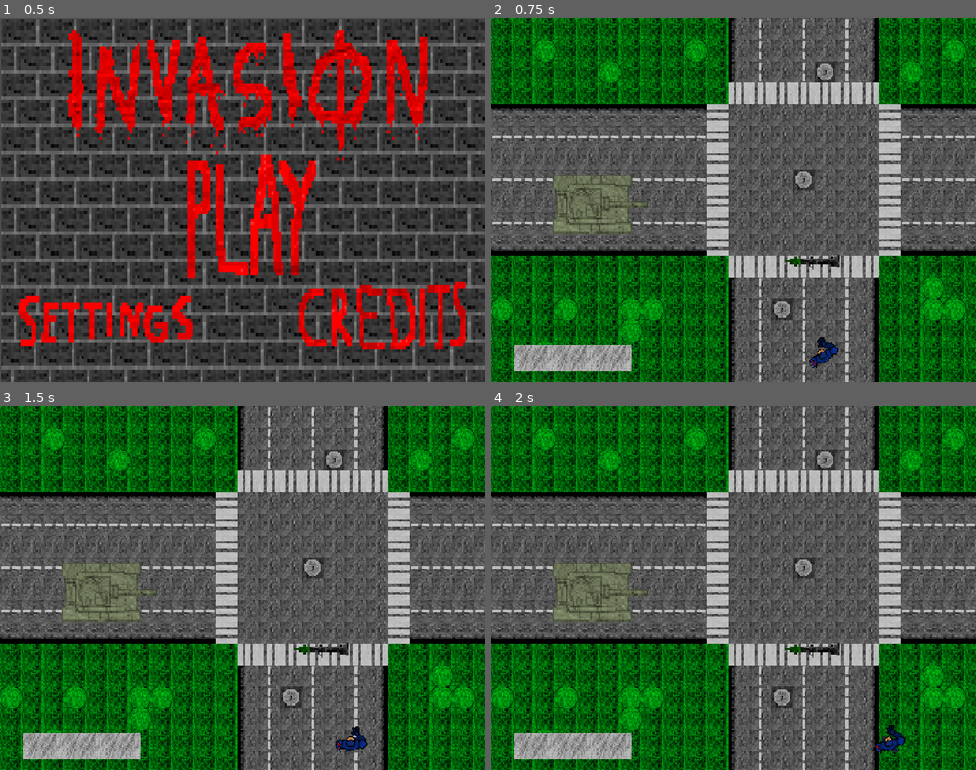
Above: before the commit, frames 1-4 (two rows, left to right).
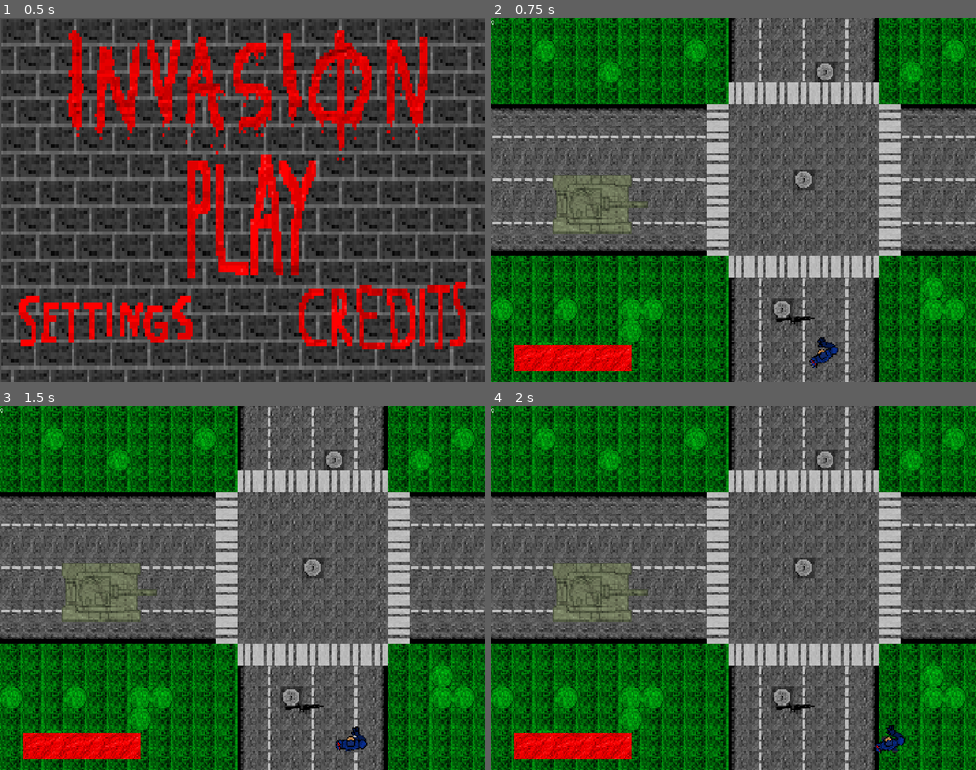
Above: after the commit, the same moments.

Repository: vladydad/Invasion_godot
Game: Godot game, scene res://main_menu.tscn
Same seed, same stepped clock (60 frames per second), same inputs: the game is played once before the commit and once after it.
Inputs (mouse positions are in pixels of both pictures, inside the frame that each line leads up to):
- Up to frame 1 (0.5 s): no input
- Up to frame 2 (0.75 s): click (748, 214) at 0.5 s
- Up to frame 3 (1.5 s): tap Enter at 1.25 s; move the mouse to (349, 569) at 1.27 s; press the mouse at (349, 569) at 1.28 s; hold Right (ui_right) from 1.28 s (still down)
- Up to frame 4 (2 s): keep holding Right (ui_right)

Frame 1 is identical in both runs. In frame 2, 2.0% of the frame differs, in the area x 0-72%, y 0-97%; in frame 3, 2.0%; in frame 4, 2.0%.

Commit message:
dawg

Diff:
--- a/invasion/level1.tscn
+++ b/invasion/level1.tscn
@@ -4,9 +4,11 @@
 [ext_resource type="PackedScene" uid="uid://b6wccn5pqjcst" path="res://player.tscn" id="2_dopym"]
 [ext_resource type="Texture2D" uid="uid://ckx8cgkb1nfu6" path="res://map/tilesheet 1 (1).png" id="2_ootpb"]
 [ext_resource type="PackedScene" uid="uid://djmahlup64ud1" path="res://tank.tscn" id="4_v38iq"]
-[ext_resource type="PackedScene" uid="uid://chmkb763owehx" path="res://bazooka.tscn" id="5_v8kj3"]
 [ext_resource type="Texture2D" uid="uid://cje1mhe5b65s5" path="res://icons/healthbarlong.png" id="6_i2041"]
+[ext_resource type="PackedScene" uid="uid://0rt840pxuxhq" path="res://m4a1.tscn" id="7_i2041"]
+[ext_resource type="Texture2D" uid="uid://cc6i4snu8kjoq" path="res://icons/adrenlalin overlay.png" id="7_usj0q"]
 [ext_resource type="Texture2D" uid="uid://p3e1sqrprqed" path="res://icons/healthbarredlong.png" id="7_xy4tn"]
+[ext_resource type="Texture2D" uid="uid://cdgexn1vldece" path="res://blood overlay.png" id="8_usj0q"]
 
 [sub_resource type="TileSetAtlasSource" id="TileSetAtlasSource_dopym"]
 texture = ExtResource("1_jwv3a")
@@ -70,6 +72,64 @@
 sources/0 = SubResource("TileSetAtlasSource_dopym")
 sources/2 = SubResource("TileSetAtlasSource_v38iq")
 
+[sub_resource type="AtlasTexture" id="AtlasTexture_5j5gb"]
+atlas = ExtResource("7_usj0q")
+region = Rect2(0, 0, 40, 30)
+
+[sub_resource type="AtlasTexture" id="AtlasTexture_mx85b"]
+atlas = ExtResource("7_usj0q")
+region = Rect2(0, 30, 40, 30)
+
+[sub_resource type="SpriteFrames" id="SpriteFrames_7xv1m"]
+animations = [{
+"frames": [{
+"duration": 1.0,
+"texture": SubResource("AtlasTexture_5j5gb")
+}, {
+"duration": 1.0,
+"texture": SubResource("AtlasTexture_mx85b")
+}],
+"loop": 1,
+"name": &"default",
+"speed": 15.0
+}]
+
+[sub_resource type="AtlasTexture" id="AtlasTexture_hx44q"]
+atlas = ExtResource("8_usj0q")
+region = Rect2(0, 0, 40, 30)
+
+[sub_resource type="AtlasTexture" id="AtlasTexture_n8vhr"]
+atlas = ExtResource("8_usj0q")
+region = Rect2(40, 0, 40, 30)
+
+[sub_resource type="AtlasTexture" id="AtlasTexture_eqrsh"]
+atlas = ExtResource("8_usj0q")
+region = Rect2(0, 30, 40, 30)
+
+[sub_resource type="AtlasTexture" id="AtlasTexture_3l65w"]
+atlas = ExtResource("8_usj0q")
+region = Rect2(40, 30, 40, 30)
+
+[sub_resource type="SpriteFrames" id="SpriteFrames_h3o71"]
+animations = [{
+"frames": [{
+"duration": 1.0,
+"texture": SubResource("AtlasTexture_hx44q")
+}, {
+"duration": 1.0,
+"texture": SubResource("AtlasTexture_n8vhr")
+}, {
+"duration": 1.0,
+"texture": SubResource("AtlasTexture_eqrsh")
+}, {
+"duration": 1.0,
+"texture": SubResource("AtlasTexture_3l65w")
+}],
+"loop": 1,
+"name": &"default",
+"speed": 10.0
+}]
+
 [node name="Node2D" type="Node2D" unique_id=1584908530]
 
 [node name="TileMapLayer" type="TileMapLayer" parent="." unique_id=622301619]
@@ -83,9 +143,6 @@
 [node name="Area2D" parent="." unique_id=656003086 instance=ExtResource("4_v38iq")]
 position = Vector2(297, 543)
 
-[node name="Area2D2" parent="." unique_id=256471275 instance=ExtResource("5_v8kj3")]
-position = Vector2(954, 731)
-
 [node name="CanvasLayer" type="CanvasLayer" parent="." unique_id=1269337800]
 
 [node name="HealthBar" type="TextureProgressBar" parent="CanvasLayer" unique_id=909707616]
@@ -96,3 +153,20 @@
 nine_patch_stretch = true
 texture_under = ExtResource("6_i2041")
 texture_progress = ExtResource("7_xy4tn")
+
+[node name="Tips1" type="Label" parent="CanvasLayer" unique_id=1923445102]
+offset_right = 40.0
+offset_bottom = 23.0
+
+[node name="AnimatedSprite2D" type="AnimatedSprite2D" parent="CanvasLayer" unique_id=2117451719]
+sprite_frames = SubResource("SpriteFrames_7xv1m")
+
+[node name="BloodOverlay" type="AnimatedSprite2D" parent="CanvasLayer" unique_id=1999717574]
+sprite_frames = SubResource("SpriteFrames_h3o71")
+
+[node name="AmmoLabel" type="Label" parent="CanvasLayer" unique_id=2055465420]
+offset_right = 40.0
+offset_bottom = 23.0
+
+[node name="Area2D2" parent="." unique_id=2072543071 instance=ExtResource("7_i2041")]
+position = Vector2(908, 900)
--- a/invasion/level2.tscn
+++ b/invasion/level2.tscn
@@ -5,6 +5,7 @@
 [ext_resource type="Texture2D" uid="uid://bkjfawpatp8f4" path="res://map/rooftop+litt extra vei pynt.png" id="2_6q4t8"]
 [ext_resource type="PackedScene" uid="uid://b6wccn5pqjcst" path="res://player.tscn" id="3_6q4t8"]
 [ext_resource type="Texture2D" uid="uid://c1yjefjefgnpu" path="res://map/tak.png" id="4_r6vdu"]
+[ext_resource type="Texture2D" uid="uid://cgpyoxff3yo10" path="res://map/trash.png" id="5_21xmu"]
 
 [sub_resource type="TileSetAtlasSource" id="TileSetAtlasSource_8tcn8"]
 texture = ExtResource("1_r40rm")
@@ -78,11 +79,22 @@
 texture = ExtResource("4_r6vdu")
 0:0/0 = 0
 
+[sub_resource type="TileSetAtlasSource" id="TileSetAtlasSource_8i3m3"]
+texture = ExtResource("5_21xmu")
+texture_region_size = Vector2i(19, 19)
+1:1/0 = 0
+1:0/0 = 0
+0:0/0 = 0
+0:1/0 = 0
+0:2/0 = 0
+1:2/0 = 0
+
 [sub_resource type="TileSet" id="TileSet_nfc4p"]
 physics_layer_0/collision_layer = 1
 sources/0 = SubResource("TileSetAtlasSource_8tcn8")
 sources/1 = SubResource("TileSetAtlasSource_r6vdu")
 sources/2 = SubResource("TileSetAtlasSource_21xmu")
+sources/3 = SubResource("TileSetAtlasSource_8i3m3")
 
 [sub_resource type="AtlasTexture" id="AtlasTexture_8tcn8"]
 atlas = ExtResource("2_6q4t8")
@@ -120,6 +132,19 @@
 "speed": 15.0
 }]
 
+[sub_resource type="TileSetAtlasSource" id="TileSetAtlasSource_rmy57"]
+texture = ExtResource("5_21xmu")
+texture_region_size = Vector2i(19, 19)
+0:0/0 = 0
+1:0/0 = 0
+0:1/0 = 0
+1:1/0 = 0
+0:2/0 = 0
+1:2/0 = 0
+
+[sub_resource type="TileSet" id="TileSet_7xv1m"]
+sources/0 = SubResource("TileSetAtlasSource_rmy57")
+
 [node name="Node2D" type="Node2D" unique_id=1200433817]
 script = ExtResource("1_8tcn8")
 
@@ -142,5 +167,10 @@
 sprite_frames = SubResource("SpriteFrames_nfc4p")
 animation = &"new_animation"
 
+[node name="TileMapLayer2" type="TileMapLayer" parent="." unique_id=1872517997]
+scale = Vector2(4, 4)
+tile_map_data = PackedByteArray("AAAUAA8AAAABAAEAAAALABAAAAAAAAAAAAAJAAwAAAAAAAIAAAA=")
+tile_set = SubResource("TileSet_7xv1m")
+
 [node name="CharacterBody2D" parent="." unique_id=983882007 instance=ExtResource("3_6q4t8")]
 position = Vector2(1147, 850)
--- a/invasion/player.gd
+++ b/invasion/player.gd
@@ -14,9 +14,9 @@
 
 @export var bazooka_scene: PackedScene
 
-#@onready var health_bar = $"../HealthBar"
-
-#@onready var ammo_label = $"../CanvasLayer/AmmoLabel"
+@onready var health_bar = $"../CanvasLayer/HealthBar"
+
+@onready var ammo_label = $"../CanvasLayer/AmmoLabel"
 
 func highspeed():
 	$PickupSound.play()
@@ -42,17 +42,17 @@
 		ammo = 10
 	elif weapon == "ar":
 		ammo = 30
-		#$"../CanvasLayer/Tips1".visible = true
-		#await get_tree().create_timer(0.3).timeout
-		#$"../CanvasLayer/Tips1".visible = false
-		#await get_tree().create_timer(0.3).timeout
-		#$"../CanvasLayer/Tips1".visible = true
-		#await get_tree().create_timer(0.3).timeout
-		#$"../CanvasLayer/Tips1".visible = false
-		#await get_tree().create_timer(0.3).timeout
-		#$"../CanvasLayer/Tips1".visible = true
-		#await get_tree().create_timer(3).timeout
-		#$"../CanvasLayer/Tips1".visible = false
+		$"../CanvasLayer/Tips1".visible = true
+		await get_tree().create_timer(0.3).timeout
+		$"../CanvasLayer/Tips1".visible = false
+		await get_tree().create_timer(0.3).timeout
+		$"../CanvasLayer/Tips1".visible = true
+		await get_tree().create_timer(0.3).timeout
+		$"../CanvasLayer/Tips1".visible = false
+		await get_tree().create_timer(0.3).timeout
+		$"../CanvasLayer/Tips1".visible = true
+		await get_tree().create_timer(3).timeout
+		$"../CanvasLayer/Tips1".visible = false
 	elif weapon == "bazooka":
 		ammo = 3
 	elif weapon == "knife":
@@ -60,11 +60,11 @@
 
 func _physics_process(delta: float) -> void:
 
-#	if health<40:
-#		$"../CanvasLayer2/BloodOverlay".visible = true
-#		$"../CanvasLayer2/BloodOverlay".play("blod")
-#	else:
-#		$"../CanvasLayer2/BloodOverlay".visible = false
+	if health<40:
+		$"../CanvasLayer/BloodOverlay".visible = true
+		$"../CanvasLayer/BloodOverlay".play("blod")
+	else:
+		$"../CanvasLayer/BloodOverlay".visible = false
 
 
 	if Input.is_action_pressed("Reload"):
@@ -144,9 +144,9 @@
 			shootBazooka()
 		elif weapon == "knife":
 			swingKnife()
-	#if !reloading:
-		#ammo_label.text = str(ammo)
-	#health_bar.value = health
+	if !reloading:
+		ammo_label.text = str(ammo)
+	health_bar.value = health
 
 	if Input.is_action_pressed("Shoot") and canShoot:
 		if weapon == "ar":
